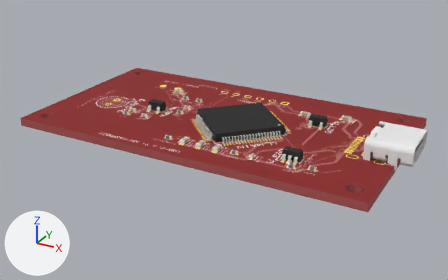
One commit to the glTF model public/viewer/usb-c__msp430f5529__photodiode/3d.glb: the scene before it, then after it.
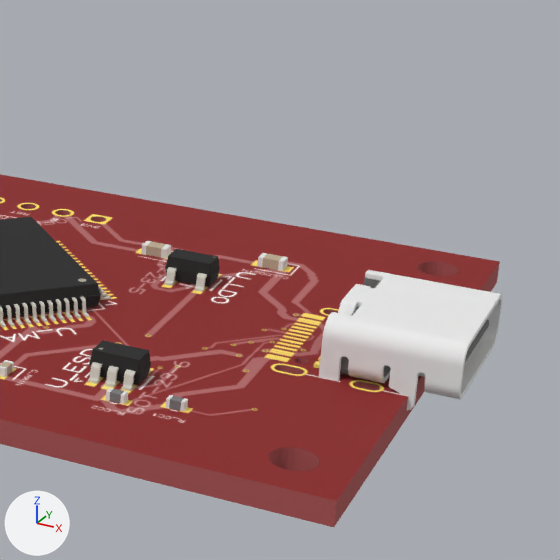
Each version is shown whole from a 50 mm lens placed at (48.6, -88.2, 40.7), pointed at (1.2, -2.0, -2.4), then close up on the part from 56% to 100% of the width and 9% to 80% of the height. Arrows for +X, +Y and +Z are at lower left; the lights stay in place. The first two pictures are the older version.

In view in the first close-up: 'Box0', 'J1', 'U_ESD', 'U_LDO', 'U_MAIN' and 5 more.
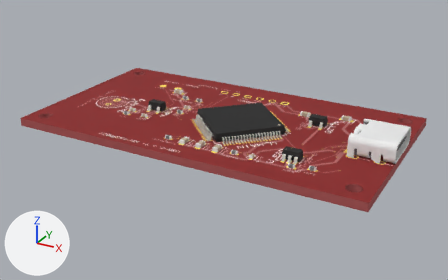
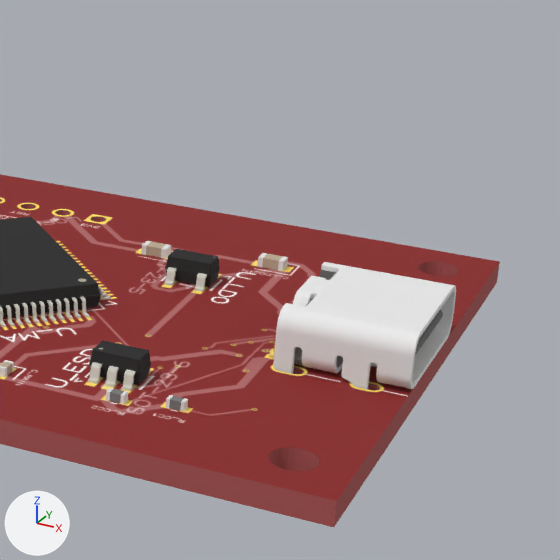
The edits, one by one:
Object 'J1' (ob_j1) moves from (28.79, 0.0, 0.7) to (26.29, 0.0, 0.7).

What differs and where, as boxes [x1, y1, x2, y2] in the close-ups (560 x 560 px):
'J1', moved: before [314, 270, 503, 411]; after [269, 262, 456, 390]
